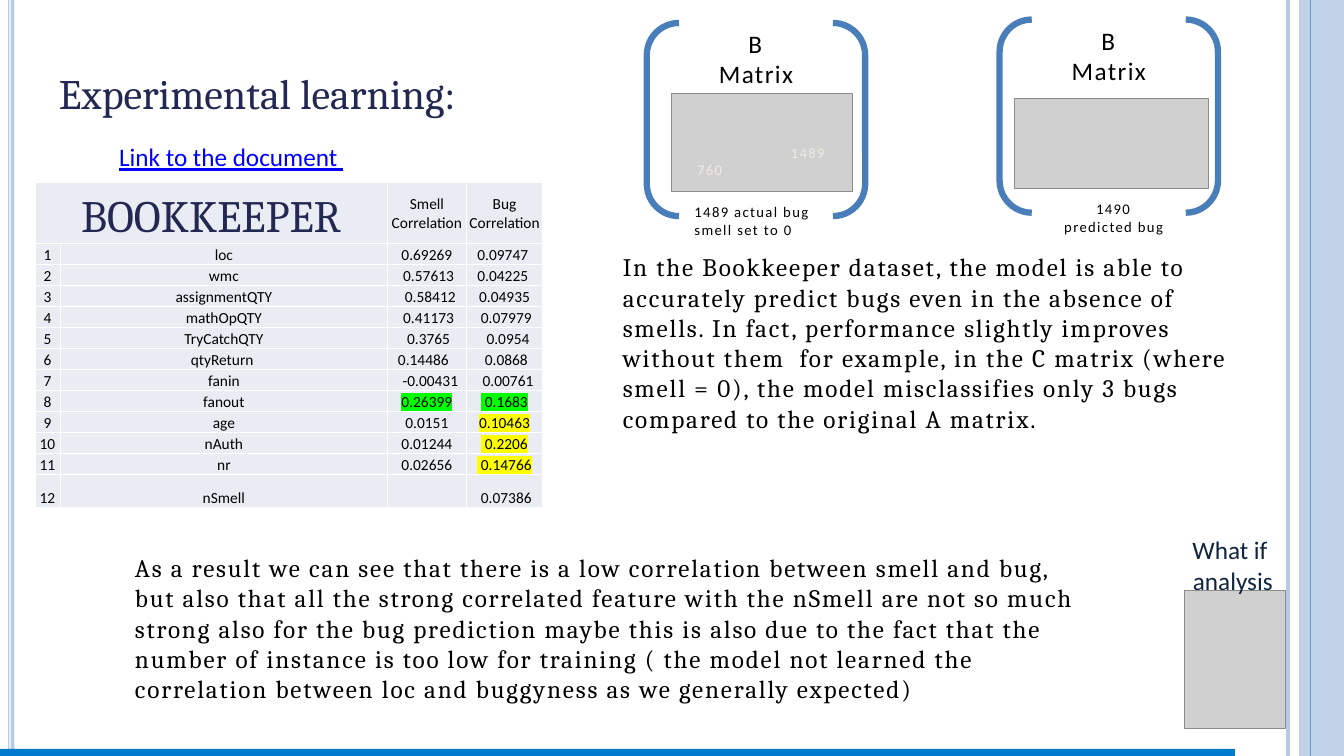
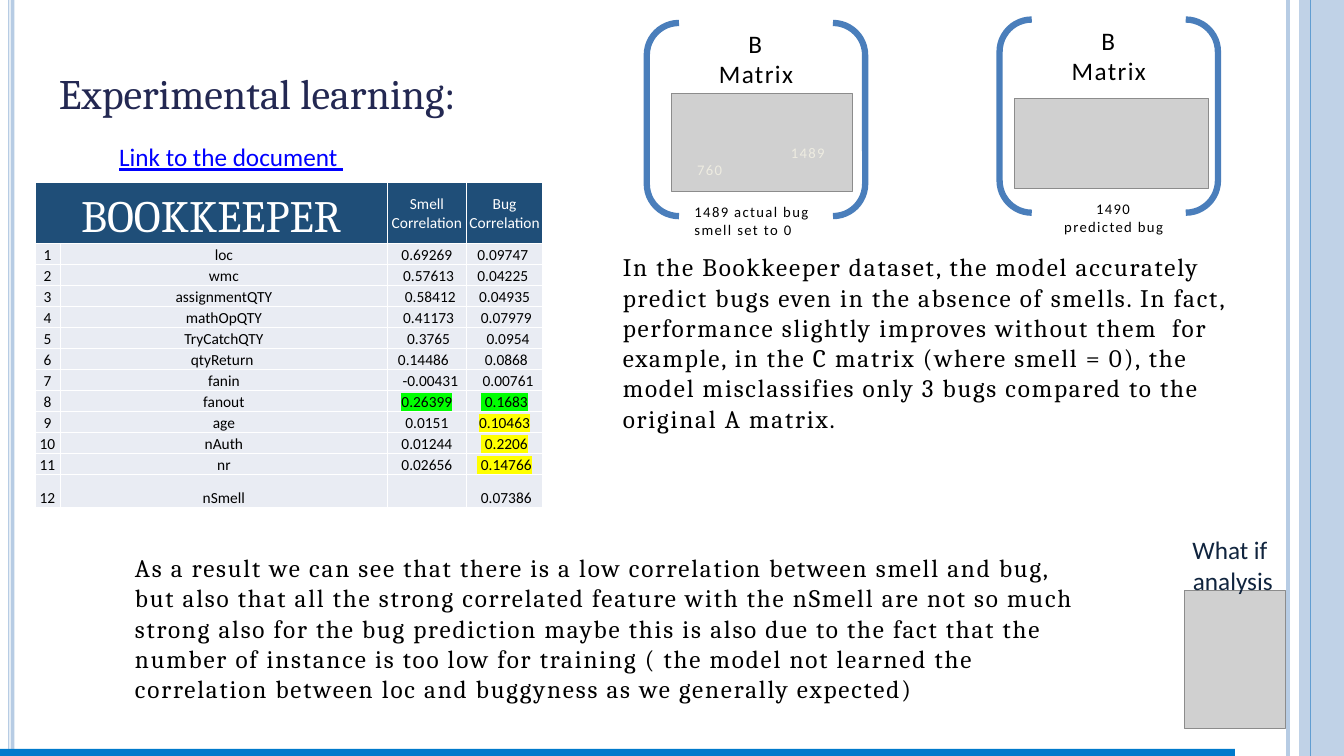
Before and after one commit to FrancescoAstolfiDev/progettoParteFalessi, a slide deck: slide 36 of My_Ispw2_Project_Falessi/report/report_astolfi.pptm. Drawn at 1344x756 pixels with LibreOffice and Linux fonts; fonts in the diff are those of the drawing; grey boxes stand for pictures. Boxes give left, top, right and bottom in pixels: in the first picture for what was removed or moved away, otherwise in the second. Text is boxed around its words. In the diff, an @@ line names an element or a change of style, - is before the commit and + after.

Commit message:
push con metriche per bookkeeper con nomi delle classi concrete e non a null

```diff
--- a/My_Ispw2_Project_Falessi/report/report_astolfi.pptm
+++ b/My_Ispw2_Project_Falessi/report/report_astolfi.pptm
@@ table at box(35, 182, 543, 508) @@
@@ fill #E9EDF4 to #1F4E78 in 3 cells @@
@@ text colour #232852 to #FFFFFF in "BOOKKEEPER" @@
@@ text colour #000000 to #FFFFFF in "Smell Correlation", "Bug Correlation" @@
@@ text at box(623, 258, 1225, 434): text changed @@
-  In the Bookkeeper dataset, the model is able to accurately predict bugs even in the absence of smells. In fact, performance slightly improves without them for example, in the C matrix (where smell = 0), the model misclassifies only 3 bugs compared to the original A matrix.
+  In the Bookkeeper dataset, the model accurately predict bugs even in the absence of smells. In fact, performance slightly improves without them for example, in the C matrix (where smell = 0), the model misclassifies only 3 bugs compared to the original A matrix.
```
Also in this commit, not shown: 17 other slides changed, 9 other files.
